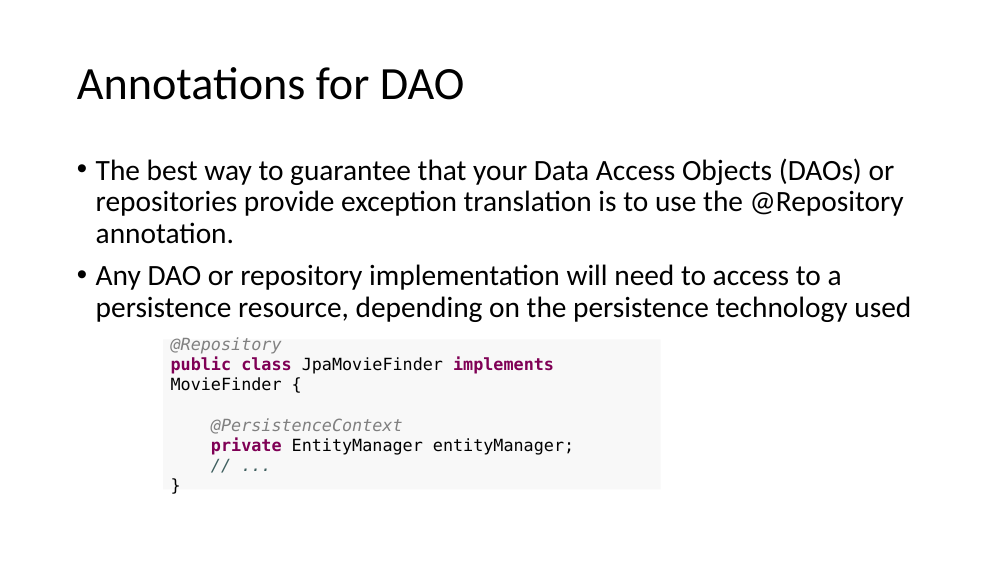
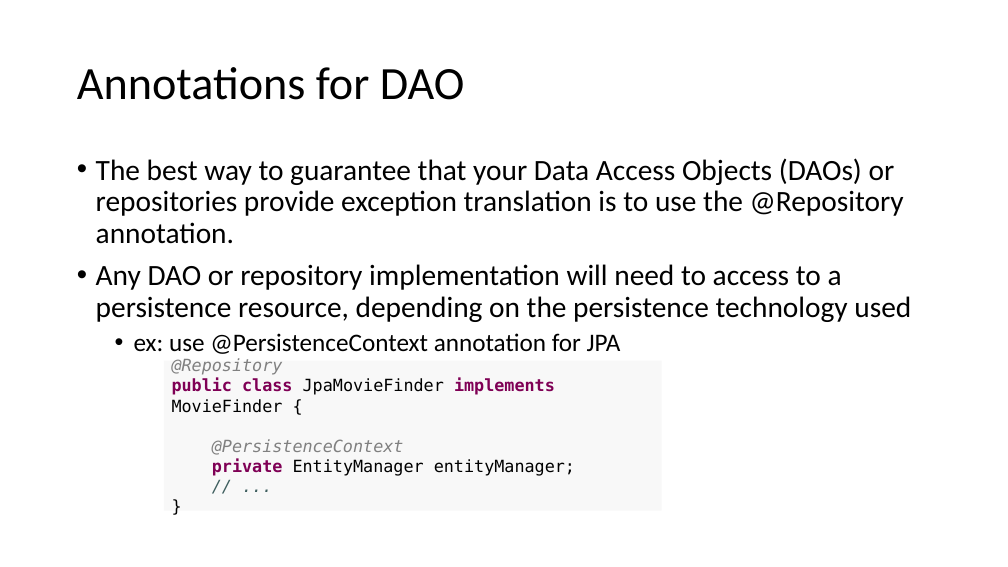
Before and after one commit to lawren43/mytest-repo, a slide deck: slide 25 of test-springmvc/doc/3.JPA+Spring.pptx. Drawn at 1008x567 pixels with LibreOffice and Linux fonts; fonts in the diff are those of the drawing. Boxes give left, top, right and bottom in pixels: in the first picture for what was removed or moved away, otherwise in the second. Text is boxed around its words. In the diff, an @@ line names an element or a change of style, - is before the commit and + after.

```diff
--- a/test-springmvc/doc/3.JPA+Spring.pptx
+++ b/test-springmvc/doc/3.JPA+Spring.pptx
@@ text at [134, 333, 621, 354]: paragraph added @@
+  • ex: use @PersistenceContext annotation for JPA
@@ rectangle "@Repository": place and size @@
-rectangle "@Repository" at [163, 340, 661, 490]
+rectangle "@Repository" at [164, 361, 662, 511]
```
Also in this commit, not shown: 9 other slides changed, 1 slide added, 9 other files.
